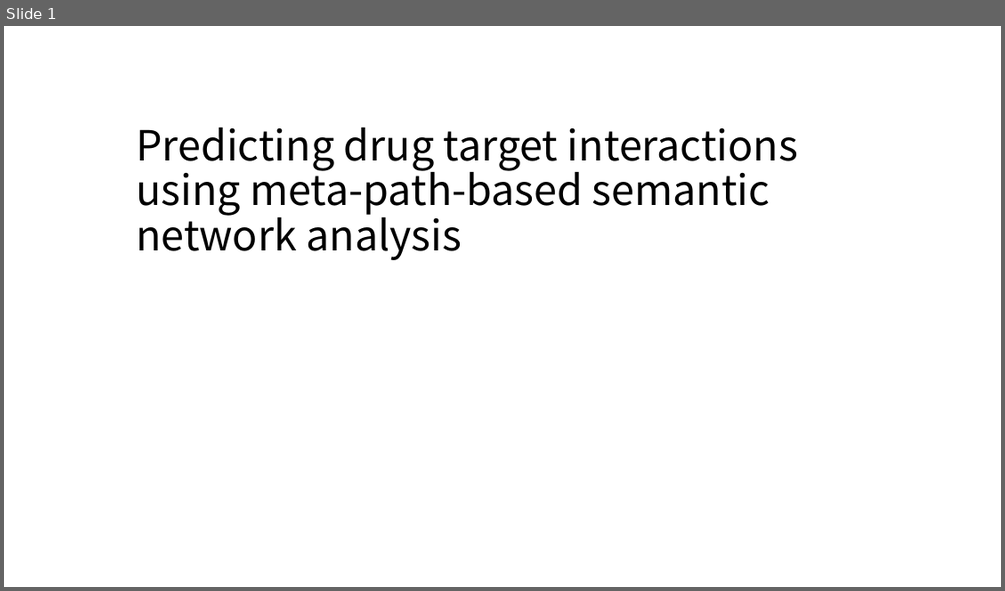
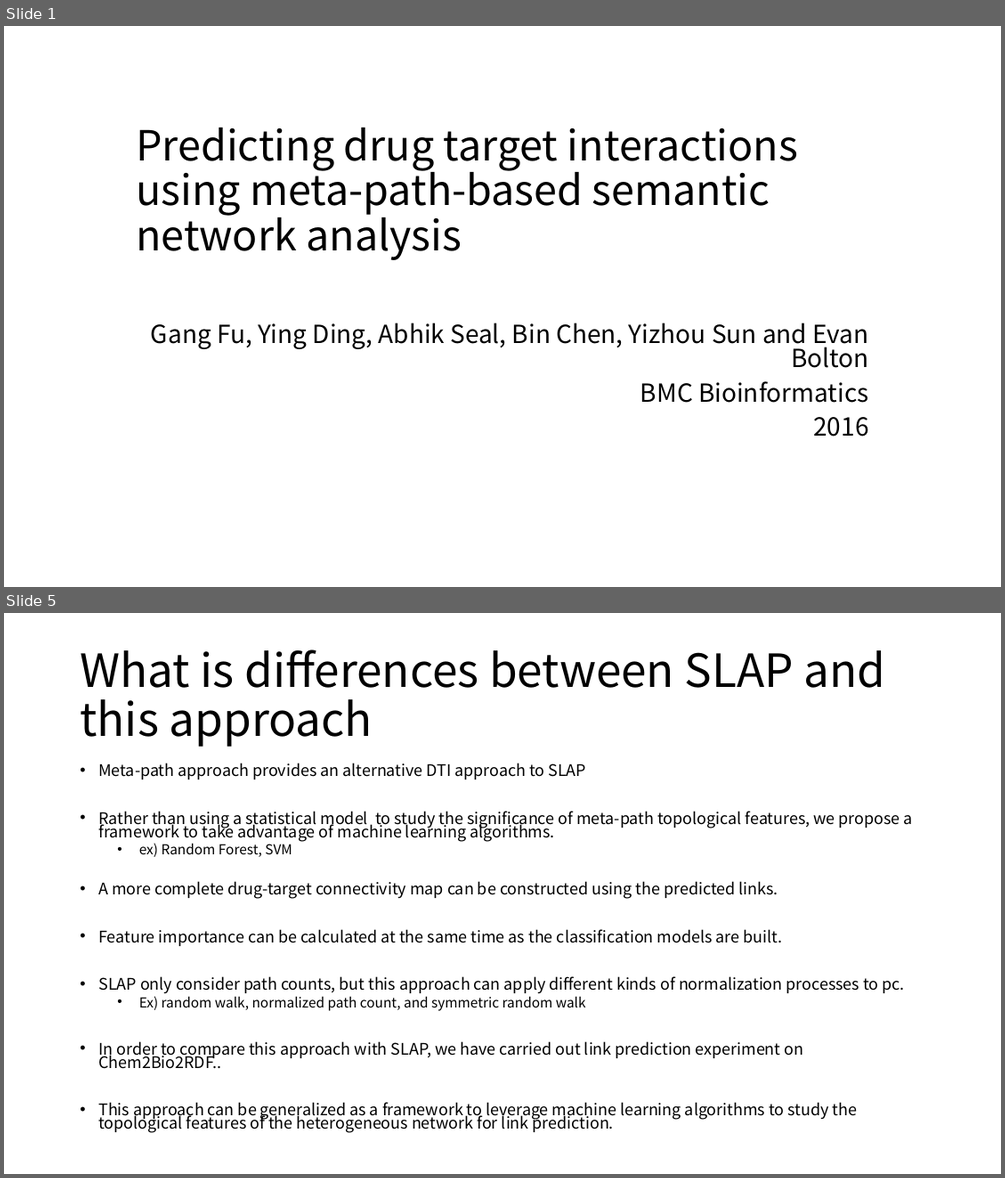
Before and after one commit to moklise/TIL, a slide deck: Review/BMCBioinfo_2016_Fu_predicting drug target using sementic network/Predicting drug target interactions using meta-path-based semantic network.pptx. Shown one above the other, each under a label of ours: slide 1 before the commit, slides 1 and 5 after it; the slides between them are not shown. The pictures are 1005x591 and 1005x1178 pixels, drawn with LibreOffice and Linux fonts; fonts in the diff are those of the drawing. Boxes give left, top, right and bottom in pixels: in the first picture for what was removed or moved away, otherwise in the second. Text is boxed around its words. In the diff, an @@ line names an element or a change of style, - is before the commit and + after.

Commit message:
[Publication Review] Predicting drug target using semantic...

```diff
--- a/Review/BMCBioinfo_2016_Fu_predicting drug target using sementic network/Predicting drug target interactions using meta-path-based semantic network.pptx
+++ b/Review/BMCBioinfo_2016_Fu_predicting drug target using sementic network/Predicting drug target interactions using meta-path-based semantic network.pptx
@@ slide 5 added at box(4, 613, 1001, 1174), background #FFFFFF @@
@@ title added at box(80, 649, 886, 747), 44 pt, text #000000 @@
+What is differences between SLAP and this approach
@@ text added at box(98, 763, 913, 1133), 15.4 pt, text #000000 @@
+• Meta-path approach provides an alternative DTI approach to SLAP
+• Rather than using a statistical model to study the significance of meta-path topological features, we propose a framework to take advantage of machine learning algorithms.
+  • ex) Random Forest, SVM
+• A more complete drug-target connectivity map can be constructed using the predicted links.
+• Feature importance can be calculated at the same time as the classification models are built.
+• SLAP only consider path counts, but this approach can apply different kinds of normalization processes to pc.
+  • Ex) random walk, normalized path count, and symmetric random walk
+• In order to compare this approach with SLAP, we have carried out link prediction experiment on Chem2Bio2RDF..
+• This approach can be generalized as a framework to leverage machine learning algorithms to study the topological features of the heterogeneous network for link prediction.
@@ slide 1 changed as well @@
@@ subtitle added at box(151, 322, 869, 436), 24 pt, text #000000 @@
+Gang Fu, Ying Ding, Abhik Seal, Bin Chen, Yizhou Sun and Evan Bolton
+BMC Bioinformatics
+2016
```
Also in this commit, not shown: 19 other slides added.
